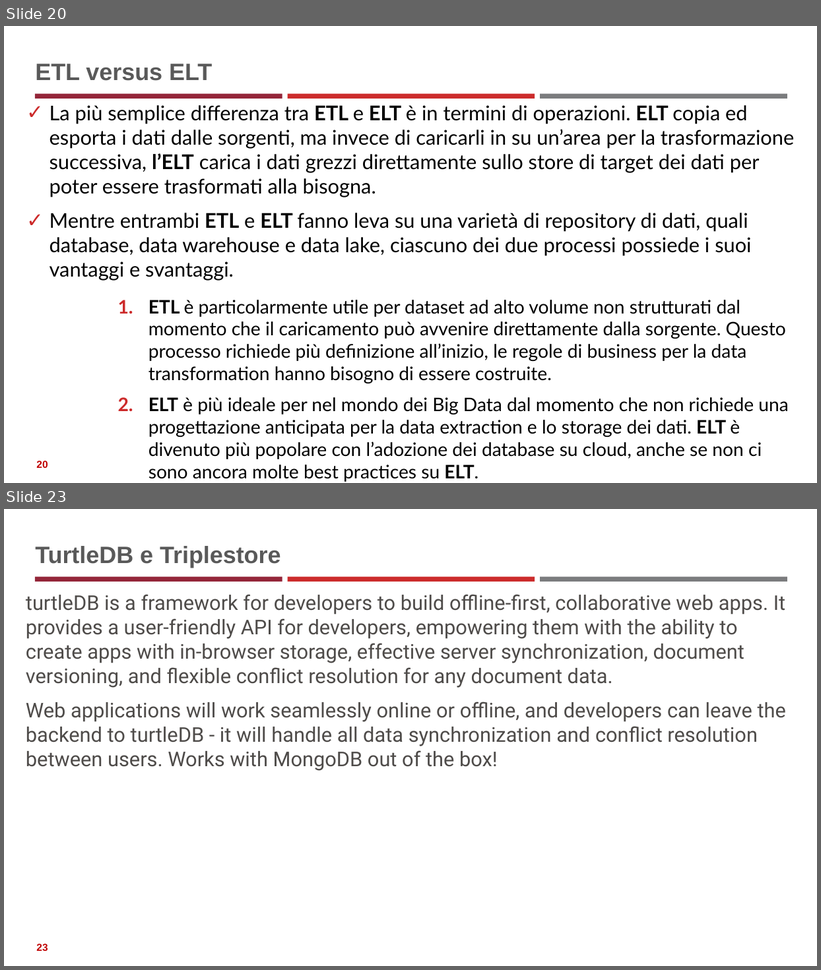
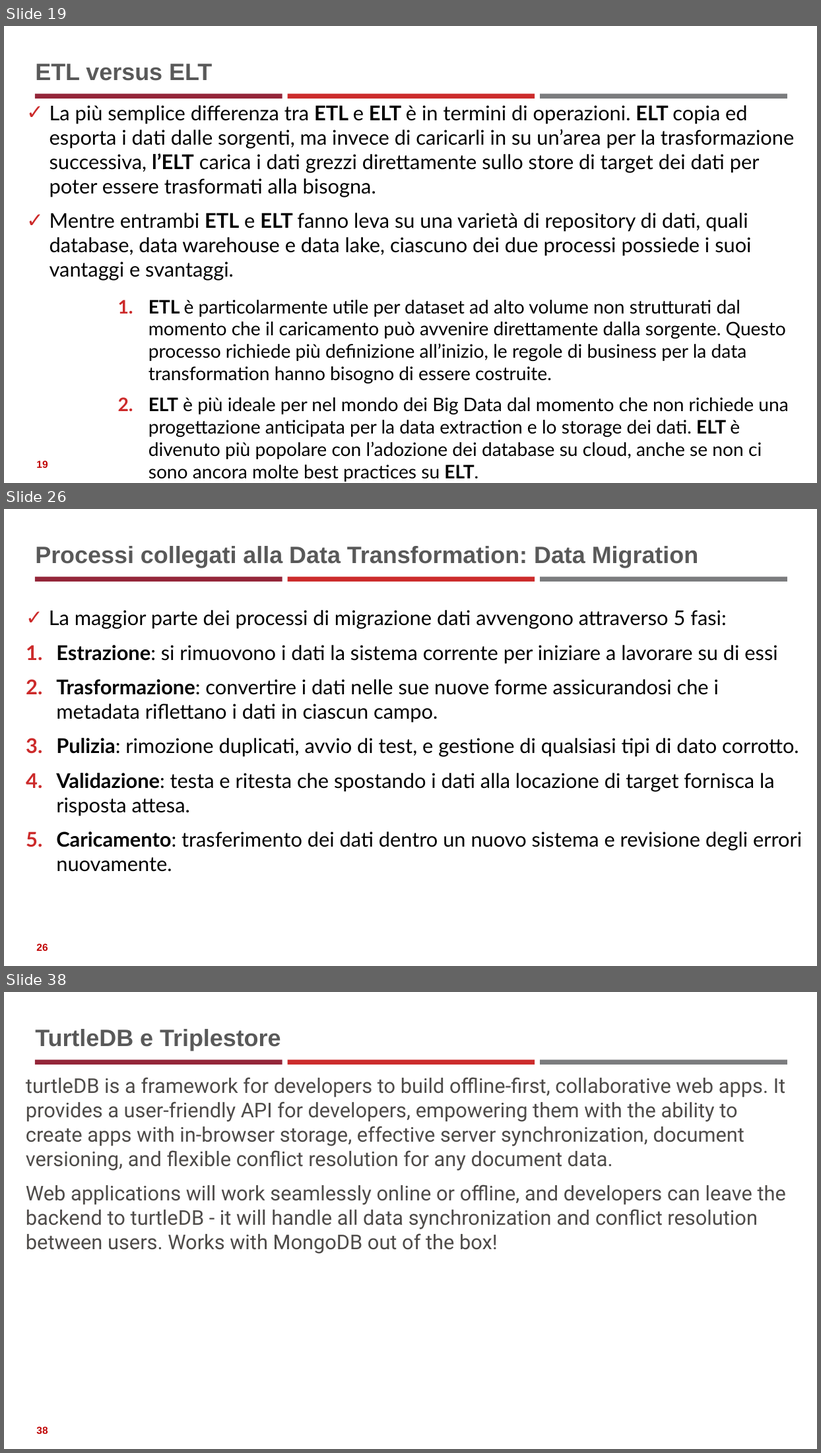
Before and after one commit to neural1977/data_science_interview_material, a slide deck: Data_Science_ita.pptx. Shown one above the other, each under a label of ours: slides 20 and 23 before the commit, slides 19, 26 and 38 after it; the slides between them are not shown. The pictures are 821x970 and 821x1453 pixels, drawn with LibreOffice and Linux fonts; fonts in the diff are those of the drawing. Boxes give left, top, right and bottom in pixels: in the first picture for what was removed or moved away, otherwise in the second. Text is boxed around its words. In the diff, an @@ line names an element or a change of style, - is before the commit and + after.

```diff
--- a/Data_Science_ita.pptx
+++ b/Data_Science_ita.pptx
@@ slide 26 added at bbox=[4, 509, 817, 966], background #FFFFFF; not listed: 3 template elements that a slide beside it also shows @@
@@ title added at bbox=[35, 546, 698, 568], 28 pt, text #595959, bold @@
+Processi collegati alla Data Transformation: Data Migration
@@ text added at bbox=[49, 610, 802, 872], 24 pt, text #000000 @@
+✓ La maggior parte dei processi di migrazione dati avvengono attraverso 5 fasi:
+1. Estrazione: si rimuovono i dati la sistema corrente per iniziare a lavorare su di essi
+2. Trasformazione: convertire i dati nelle sue nuove forme assicurandosi che i metadata riflettano i dati in ciascun campo.
+3. Pulizia: rimozione duplicati, avvio di test, e gestione di qualsiasi tipi di dato corrotto.
+4. Validazione: testa e ritesta che spostando i dati alla locazione di target fornisca la risposta attesa.
+5. Caricamento: trasferimento dei dati dentro un nuovo sistema e revisione degli errori nuovamente.
@@ page number added at bbox=[36, 944, 48, 951], 12 pt, text #C00000, bold @@
+26
@@ what was slide 20 is now slide 19 @@
@@ page number at bbox=[36, 461, 48, 468]: text changed @@
-20
+19
@@ what was slide 23 is now slide 38 @@
@@ page number at bbox=[36, 1427, 48, 1434]: text changed @@
-23
+38
```
Also in this commit, not shown: 4 slides changed, 15 other slides added, 1 slide removed, 3 other files.
